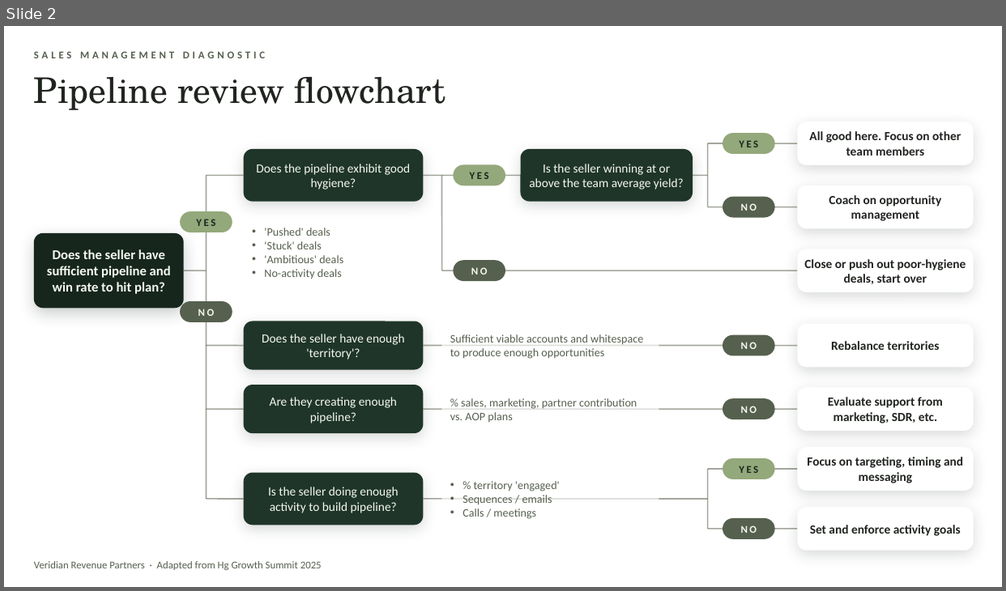
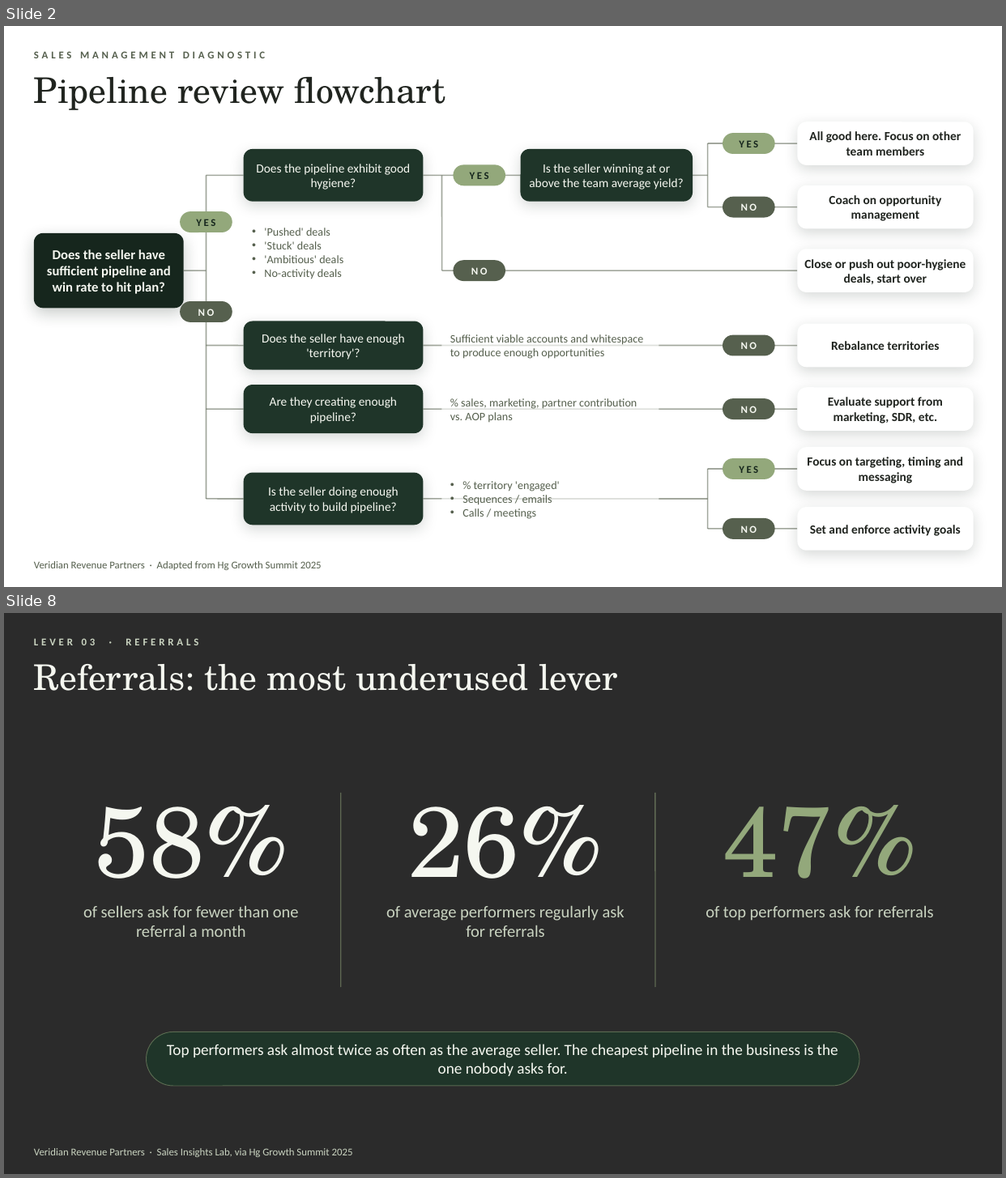
Before and after one commit to PaulPrice1982/Personal-, a slide deck: growth-summit-2025/Revenue_Frameworks_Deck.pptx. Shown one above the other, each under a label of ours: slide 2 before the commit, slides 2 and 8 after it; the slides between them are not shown. The pictures are 1006x591 and 1006x1178 pixels, drawn with LibreOffice and Linux fonts; fonts in the diff are those of the drawing; background and template pictures are left out; a plain dark background stands for a picture behind light text. Boxes give left, top, right and bottom in pixels: in the first picture for what was removed or moved away, otherwise in the second. Text is boxed around its words. In the diff, an @@ line names an element or a change of style, - is before the commit and + after.

```diff
--- a/growth-summit-2025/Revenue_Frameworks_Deck.pptx
+++ b/growth-summit-2025/Revenue_Frameworks_Deck.pptx
@@ slide 8 added at [4,613,1002,1174], background picture (left out) @@
@@ text added at [34,638,198,645], 10 pt, text #C9D3C0, bold @@
+LEVER 03 · REFERRALS
@@ title added at [34,664,618,691], 34 pt, text #F5F7F0 @@
+Referrals: the most underused lever
@@ text added at [94,805,288,906], 96 pt, text #F5F7F0 @@
+58%
@@ line added from (341, 793) to (341, 987), #93A87B 1 pt @@
@@ text added at [408,805,603,906], 96 pt, text #F5F7F0 @@
+26%
@@ line added from (655, 793) to (655, 987), #93A87B 1 pt @@
@@ text added at [722,805,917,906], 96 pt, text #93A87B @@
+47%
@@ text added at [83,905,299,937], 16 pt, text #C9D3C0 @@
+of sellers ask for fewer than one referral a month
@@ text added at [386,905,624,937], 16 pt, text #C9D3C0 @@
+of average performers regularly ask for referrals
@@ text added at [705,905,934,921], 16 pt, text #C9D3C0 @@
+of top performers ask for referrals
@@ rounded rectangle added at [147,1033,859,1086], fill #1F3529, outline #93A87B 0.75 pt, 15 pt, text #F5F7F0 @@
+Top performers ask almost twice as often as the average seller. The cheapest pipeline in the business is the one nobody asks for.
@@ text added at [34,1148,353,1157], 10 pt, text #C9D3C0 @@
+Veridian Revenue Partners · Sales Insights Lab, via Hg Growth Summit 2025
```
Also in this commit, not shown: 7 other slides changed, 40 other slides added.
